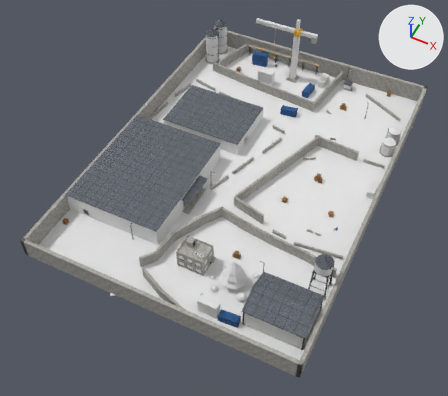
Two versions of the FBX model Assets/Resources/Maps/industrial/model.fbx, one commit apart.
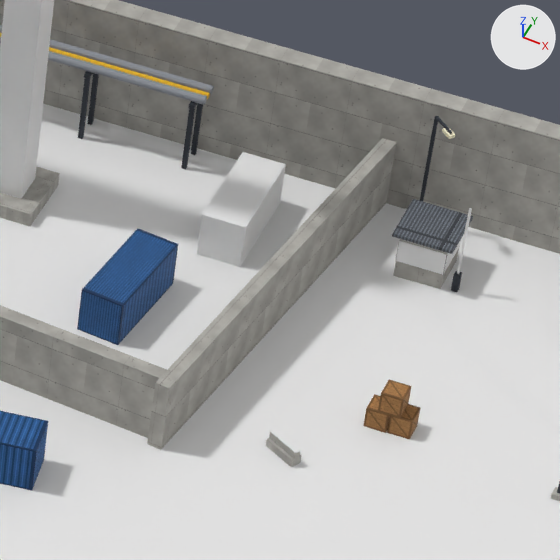
Each version is shown whole from a 50 mm lens placed at (106.7, -204.9, 156.4), pointed at (43.6, -78.7, -1.4), then close up on the part from 65% to 82% of the width and 13% to 32% of the height. Arrows for +X, +Y and +Z are at upper right; the lights stay in place. The first two pictures are the older version. Where no turn or scale is listed for an object, it has been applied to the vertices.

In view in the first close-up: 'Add_Concrete', 'Add_Container_Blue', 'Add_Container_Orange', 'Add_Crate', 'Add_Metal_Dark', 'Add_Metal_Roof', 'Add_Pipe', 'Container_Metal', 'Crane_Lattice', 'Ground_Sand', 'Road_Asphalt', 'Wall_Concrete' and 4 more.
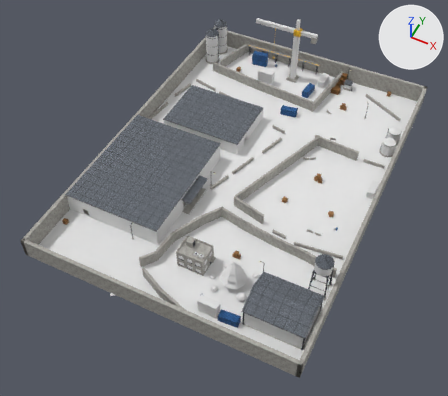
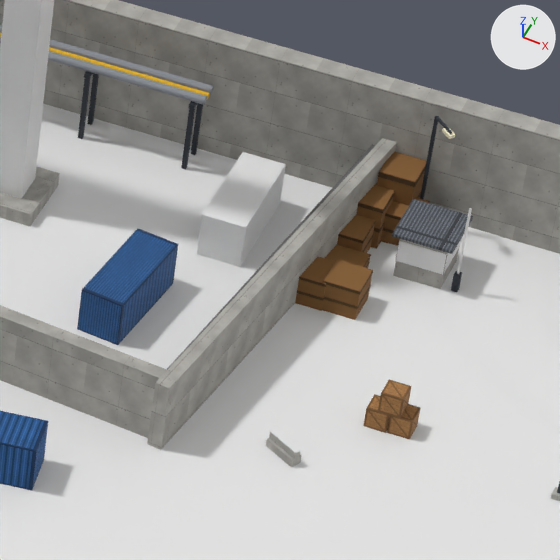
Not visible in the close-ups: 'Cube_174', 'Cube_174.006', 'Cube_173.003'.

Changed parts and their boxes [x1, y1, x2, y2] in the close-ups (560 x 560 px):
'Cube_172.004', added (brown): after [322, 259, 373, 320]
'Cube_172.006', added (brown): after [377, 152, 427, 206]
'Cube_172.002', added (brown): after [295, 257, 335, 311]
'Cube_172.003', added (brown): after [357, 183, 394, 248]
'Cube_172.001', added (brown): after [337, 214, 375, 253]
'Cube.003', added (mostly hidden): after [167, 144, 376, 370]
'Cube_172.007', added (brown): after [381, 197, 429, 246]
'Cube_172', added (brown): after [325, 245, 371, 268]
'Cube_175.006', added: after [378, 164, 426, 187]
'Cube_175.004', added: after [323, 260, 373, 295]
'Cube_174.004', added: after [324, 284, 371, 309]
'Cube_175.003', added: after [358, 191, 395, 213]
'Cube_175.001', added: after [338, 220, 376, 244]
'Cube_175.002', added (mostly hidden): after [299, 277, 326, 287]
'Cube_174.002', added (mostly hidden): after [297, 290, 324, 301]
'Cube_175.007', added (mostly hidden): after [385, 201, 430, 220]
'Cube_174.003', added (mostly hidden): after [374, 223, 384, 233]
'Cube_174.007', added (mostly hidden): after [383, 228, 394, 233]
'Cube_174.001', added (mostly hidden): after [363, 235, 373, 252]
'Cube_175', added (mostly hidden): after [340, 245, 371, 267]

The change, as a list of edits to the scene's bpy script:
```text
Add ob_cube_173_003:
    ob_cube_173_003 = bpy.data.objects.new('Cube_173.003', me_cube_173_003)  # a box spanning x -3.82..-1.78, y 16.98..19.02, z 0.03..0.25; in mat_m0_palette_003 (picture img_tex0_palette_png)
    ob_cube_173_003.location = (60.93, -21.5, -0.24)
Add ob_cube_175_001:
    ob_cube_175_001 = bpy.data.objects.new('Cube_175.001', me_cube_175_001)  # a box spanning x -3.82..-1.78, y 16.98..19.02, z 1.82..1.98; in mat_m0_palette_001 (picture img_tex0_palette_png)
    ob_cube_175_001.location = (60.63, -23.46, -0.24)
Add ob_cube_174_004:
    ob_cube_174_004 = bpy.data.objects.new('Cube_174.004', me_cube_174_004)  # a box spanning x -3.82..-1.78, y 16.98..19.02, z 0.97..1.14; in mat_m0_palette_004 (picture img_tex0_palette_png)
    ob_cube_174_004.location = (61.95, -27.7, -0.24)
Add ob_cube_175_002:
    ob_cube_175_002 = bpy.data.objects.new('Cube_175.002', me_cube_175_002)  # a box spanning x -3.82..-1.78, y 16.98..19.02, z 1.82..1.98; in mat_m0_palette_002 (picture img_tex0_palette_png)
    ob_cube_175_002.location = (60.11, -27.77, -0.24)
Add ob_cube_174_006:
    ob_cube_174_006 = bpy.data.objects.new('Cube_174.006', me_cube_174_006)  # a box spanning x -3.82..-1.78, y 16.98..19.02, z 1.71..2.0; in mat_m0_palette_006 (picture img_tex0_palette_png)
    ob_cube_174_006.location = (61.95, -19.71, -0.24)
Add ob_cube_175:
    ob_cube_175 = bpy.data.objects.new('Cube_175', me_cube_175)  # a box spanning x -4.3..-2.01, y 19.13..21.43, z 0.97..1.06; in mat_m0_palette (picture img_tex0_palette_png)
    ob_cube_175.location = (61.38, -27.9, 0.0)
Add ob_cube_175_003:
    ob_cube_175_003 = bpy.data.objects.new('Cube_175.003', me_cube_175_003)  # a box spanning x -3.82..-1.78, y 16.98..19.02, z 2.54..2.77; in mat_m0_palette_003 (picture img_tex0_palette_png)
    ob_cube_175_003.location = (60.93, -21.5, -0.24)
Add ob_cube_174_007:
    ob_cube_174_007 = bpy.data.objects.new('Cube_174.007', me_cube_174_007)  # a box spanning x -3.82..-1.78, y 16.98..19.02, z 0.97..1.14; in mat_m0_palette_007 (picture img_tex0_palette_png)
    ob_cube_174_007.location = (62.68, -20.84, -0.24)
Add ob_cube_175_004:
    ob_cube_175_004 = bpy.data.objects.new('Cube_175.004', me_cube_175_004)  # a box spanning x -3.82..-1.78, y 16.98..19.02, z 1.93..2.1; in mat_m0_palette_004 (picture img_tex0_palette_png)
    ob_cube_175_004.location = (61.95, -27.7, -0.24)
Add ob_cube_175_006:
    ob_cube_175_006 = bpy.data.objects.new('Cube_175.006', me_cube_175_006)  # a box spanning x -3.82..-1.78, y 16.98..19.02, z 3.38..3.67; in mat_m0_palette_006 (picture img_tex0_palette_png)
    ob_cube_175_006.location = (61.95, -19.71, -0.24)
Add ob_cube_172_002:
    ob_cube_172_002 = bpy.data.objects.new('Cube_172.002', me_cube_172_002)  # a box spanning x -3.8..-1.8, y 17.0..19.0, z 0.0..2.0; in mat_m0_palette_002 (picture img_tex0_palette_png)
    ob_cube_172_002.location = (60.11, -27.77, -0.24)
Add ob_cube_172:
    ob_cube_172 = bpy.data.objects.new('Cube_172', me_cube_172)  # a box spanning x -4.28..-2.03, y 19.15..21.41, z 0.0..1.07; in mat_m0_palette (picture img_tex0_palette_png)
    ob_cube_172.location = (61.38, -27.9, 0.0)
Add ob_cube_175_007:
    ob_cube_175_007 = bpy.data.objects.new('Cube_175.007', me_cube_175_007)  # a box spanning x -3.82..-1.78, y 16.98..19.02, z 1.93..2.1; in mat_m0_palette_007 (picture img_tex0_palette_png)
    ob_cube_175_007.location = (62.68, -20.84, -0.24)
Add ob_cube_172_003:
    ob_cube_172_003 = bpy.data.objects.new('Cube_172.003', me_cube_172_003)  # a box spanning x -3.8..-1.8, y 17.0..19.0, z 0.0..2.79; in mat_m0_palette_003 (picture img_tex0_palette_png)
    ob_cube_172_003.location = (60.93, -21.5, -0.24)
Add ob_cube_172_004:
    ob_cube_172_004 = bpy.data.objects.new('Cube_172.004', me_cube_172_004)  # a box spanning x -3.8..-1.8, y 17.0..19.0, z 0.0..2.12; in mat_m0_palette_004 (picture img_tex0_palette_png)
    ob_cube_172_004.location = (61.95, -27.7, -0.24)
Add ob_cube_172_006:
    ob_cube_172_006 = bpy.data.objects.new('Cube_172.006', me_cube_172_006)  # a box spanning x -3.8..-1.8, y 17.0..19.0, z 0.0..3.71; in mat_m0_palette_006 (picture img_tex0_palette_png)
    ob_cube_172_006.location = (61.95, -19.71, -0.24)
Add ob_cube_003:
    ob_cube_003 = bpy.data.objects.new('Cube.003', me_cube_003)  # 8 vertices, 6 faces; spans x -2.4..2.4, y -14.6..14.6, z -4.0..4.0; in mat_material_003 (picture img_teg9_png)
    ob_cube_003.location = (56.31, -9.28, -0.6)
Add ob_cube_172_007:
    ob_cube_172_007 = bpy.data.objects.new('Cube_172.007', me_cube_172_007)  # a box spanning x -3.8..-1.8, y 17.0..19.0, z 0.0..2.12; in mat_m0_palette_007 (picture img_tex0_palette_png)
    ob_cube_172_007.location = (62.68, -20.84, -0.24)
Add ob_cube_172_001:
    ob_cube_172_001 = bpy.data.objects.new('Cube_172.001', me_cube_172_001)  # a box spanning x -3.8..-1.8, y 17.0..19.0, z 0.0..2.0; in mat_m0_palette_001 (picture img_tex0_palette_png)
    ob_cube_172_001.location = (60.63, -23.46, -0.24)
Add ob_cube_174_003:
    ob_cube_174_003 = bpy.data.objects.new('Cube_174.003', me_cube_174_003)  # a box spanning x -3.82..-1.78, y 16.98..19.02, z 1.29..1.51; in mat_m0_palette_003 (picture img_tex0_palette_png)
    ob_cube_174_003.location = (60.93, -21.5, -0.24)
Add ob_cube_174_001:
    ob_cube_174_001 = bpy.data.objects.new('Cube_174.001', me_cube_174_001)  # a box spanning x -3.82..-1.78, y 16.98..19.02, z 0.92..1.08; in mat_m0_palette_001 (picture img_tex0_palette_png)
    ob_cube_174_001.location = (60.63, -23.46, -0.24)
Add ob_cube_174_002:
    ob_cube_174_002 = bpy.data.objects.new('Cube_174.002', me_cube_174_002)  # a box spanning x -3.82..-1.78, y 16.98..19.02, z 0.92..1.08; in mat_m0_palette_002 (picture img_tex0_palette_png)
    ob_cube_174_002.location = (60.11, -27.77, -0.24)
Add ob_cube_174:
    ob_cube_174 = bpy.data.objects.new('Cube_174', me_cube_174)  # a box spanning x -4.3..-2.01, y 19.13..21.43, z 0.49..0.58; in mat_m0_palette (picture img_tex0_palette_png)
    ob_cube_174.location = (61.38, -27.9, 0.0)
```
